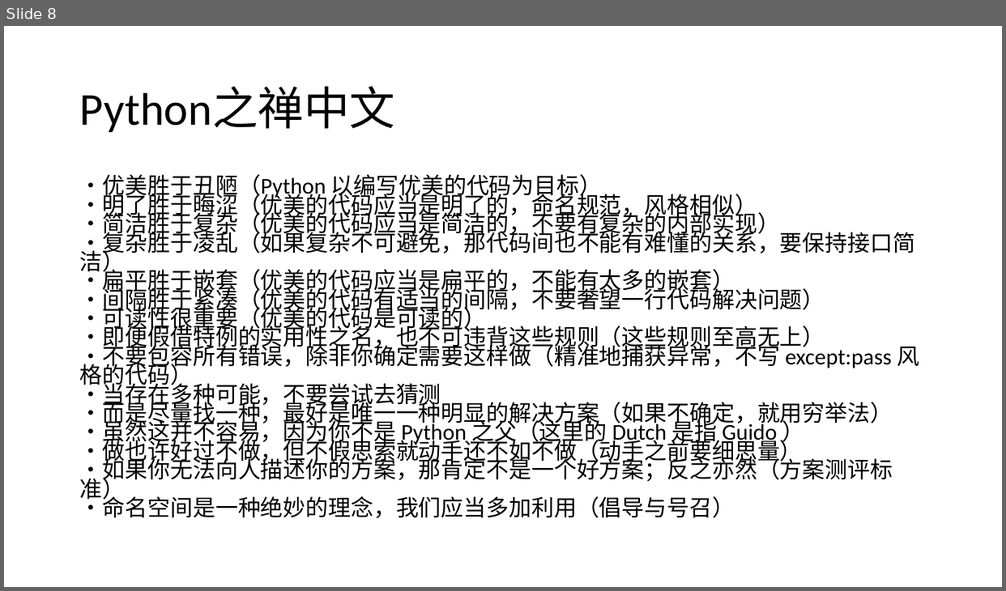
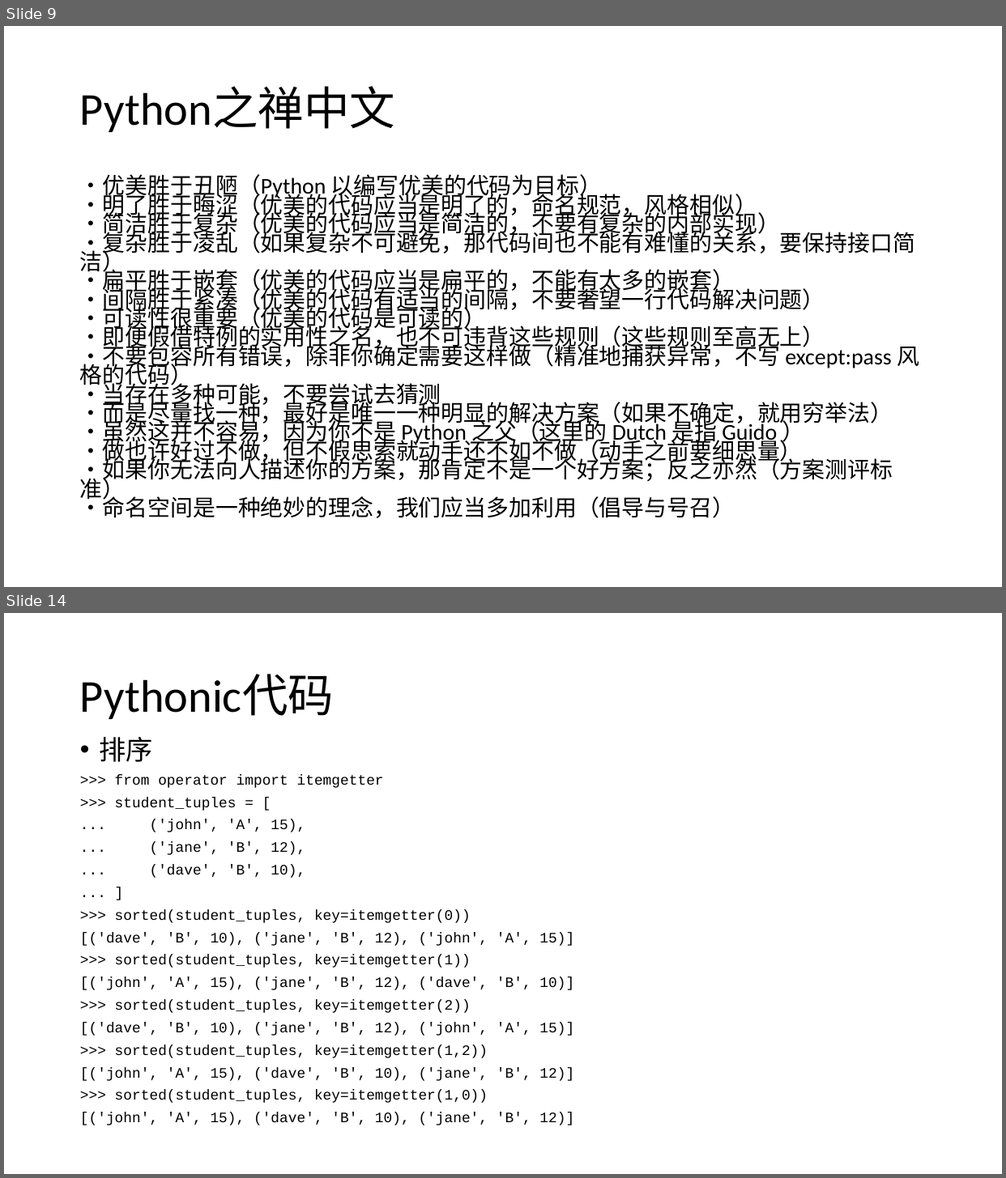
Before and after one commit to gougjp/test_auto, a slide deck: Python和自动化测试.pptx. Shown one above the other, each under a label of ours: slide 8 before the commit, slides 9 and 14 after it; the slides between them are not shown. The pictures are 1006x591 and 1006x1178 pixels, drawn with LibreOffice and Linux fonts; fonts in the diff are those of the drawing. Boxes give left, top, right and bottom in pixels: in the first picture for what was removed or moved away, otherwise in the second. Text is boxed around its words. In the diff, an @@ line names an element or a change of style, - is before the commit and + after.

```diff
--- a/Python和自动化测试.pptx
+++ b/Python和自动化测试.pptx
@@ slide 14 added at [4,613,1002,1174], background #FFFFFF @@
@@ title added at [80,674,334,719], 44 pt, text #000000 @@
+Pythonic代码
@@ text added at [80,737,574,1126], 13.9 pt, text #000000 @@
+• 排序
+>>> from operator import itemgetter
+>>> student_tuples = [
+... ('john', 'A', 15),
+... ('jane', 'B', 12),
+... ('dave', 'B', 10),
+... ]
+>>> sorted(student_tuples, key=itemgetter(0))
+[('dave', 'B', 10), ('jane', 'B', 12), ('john', 'A', 15)]
+>>> sorted(student_tuples, key=itemgetter(1))
+[('john', 'A', 15), ('jane', 'B', 12), ('dave', 'B', 10)]
+>>> sorted(student_tuples, key=itemgetter(2))
+[('dave', 'B', 10), ('jane', 'B', 12), ('john', 'A', 15)]
+>>> sorted(student_tuples, key=itemgetter(1,2))
+[('john', 'A', 15), ('dave', 'B', 10), ('jane', 'B', 12)]
+>>> sorted(student_tuples, key=itemgetter(1,0))
+[('john', 'A', 15), ('dave', 'B', 10), ('jane', 'B', 12)]
@@ what was slide 8 is now slide 9 @@
```
Also in this commit, not shown: 4 slides changed, 6 other slides added.
